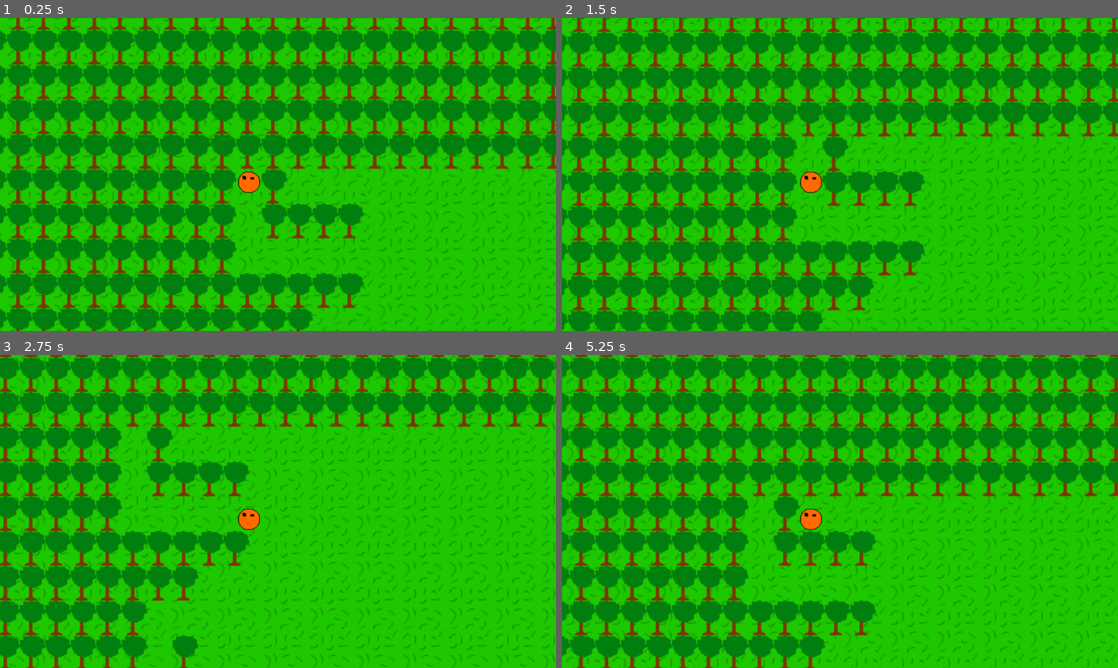
Above: before the commit, frames 1-4 (two rows, left to right).
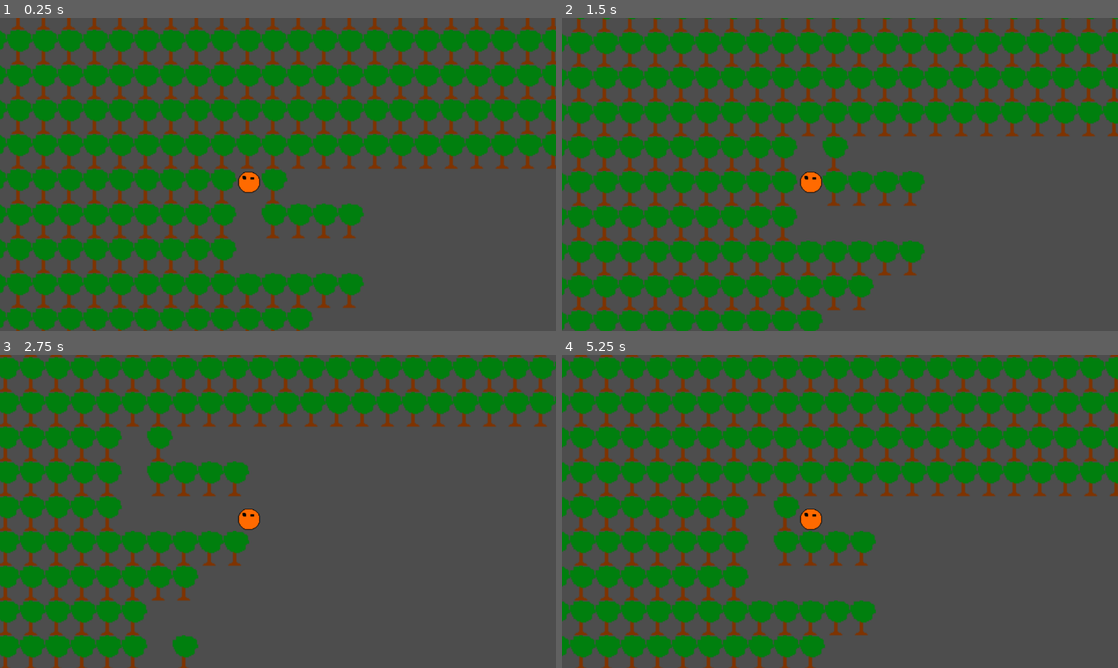
Above: after the commit, the same moments.

Repository: YCaTGameRT/SABox_World
Game: Godot game, scene res://sceneI.tscn
The game is run twice, just before and just after one commit, with the same random seed, the same clock (stepped at 60 frames per second) and the same inputs.
Inputs:
- Up to frame 1 (0.25 s): no input
- Up to frame 2 (1.5 s): tap Enter at 0.5 s; hold D (movement_right) 0.53-1.28 s; tap Space at 1.25 s; hold S (movement_down) from 1.28 s (still down)
- Up to frame 3 (2.75 s): release S (movement_down) at 2.03 s; hold D (movement_right) from 2.03 s (still down)
- Up to frame 4 (5.25 s): release D (movement_right) at 2.78 s; hold W (movement_up) 2.78-3.53 s; hold A (movement_left) 3.53-5.03 s; tap Enter at 5 s; hold S (movement_down) from 5.03 s (still down)

The runs differ from the first frame. In frame 1, 63% of the frame differs, in the area x 0-100%, y 0-100%; in frame 2, 65%; in frame 3, 76%; in frame 4, 65%.

Commit message:
Update sceneI.tscn

Diff:
--- a/sceneI.tscn
+++ b/sceneI.tscn
@@ -26,7 +26,6 @@
 
 [node name="CollisionShape2D" type="CollisionShape2D" parent="CharacterBody2D"]
 position = Vector2(-106.339, 28.4444)
-scale = Vector2(1, 1)
 shape = SubResource("CircleShape2D_2bqej")
 
 [node name="Camera2D" type="Camera2D" parent="CharacterBody2D"]
@@ -195,7 +194,7 @@
 position = Vector2(60, 330)
 
 [node name="maybeOak25" parent="canvas" instance=ExtResource("4_dd3sd")]
-position = Vector2(17, 236)
+position = Vector2(-394, 206)
 
 [node name="Oak36" parent="canvas" instance=ExtResource("3_qwr6x")]
 position = Vector2(-6, 600)
@@ -1023,7 +1022,7 @@
 position = Vector2(-28, -30)
 
 [node name="NPC1" parent="canvas" instance=ExtResource("5_tfxpy")]
-position = Vector2(-6, 240)
+position = Vector2(-427, 209)
 
 [node name="Oak335" parent="canvas" instance=ExtResource("3_qwr6x")]
 position = Vector2(-50, 120)
@@ -7121,7 +7120,17 @@
 [node name="Oak2361" parent="canvas" instance=ExtResource("3_qwr6x")]
 position = Vector2(-666, 0)
 
+[node name="Oak31" parent="canvas" instance=ExtResource("3_qwr6x")]
+position = Vector2(-6, 240)
+
+[node name="Oak162" parent="canvas" instance=ExtResource("3_qwr6x")]
+position = Vector2(16, 240)
+
+[node name="Oak167" parent="canvas" instance=ExtResource("3_qwr6x")]
+position = Vector2(38, 240)
+
 [node name="background" type="Sprite2D" parent="."]
+visible = false
 z_index = -20
 texture_repeat = 2
 position = Vector2(598, 345)
